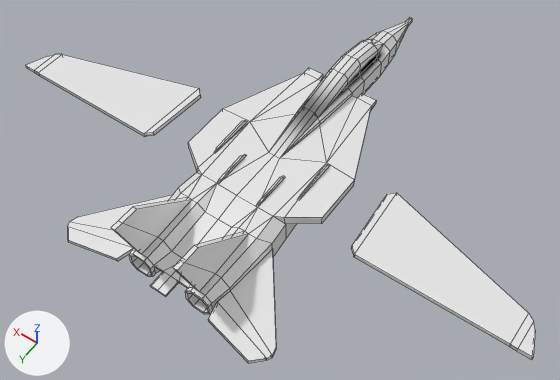
The FBX model Assets/Art/3dModels/PixelArt/f14/f14.fbx: old version first, new version second.
Camera for both pictures: a 50 mm lens placed at (-8.22, 12.8, 16.83), pointed at (-0.35, 1.78, -0.49). The axes (+X, +Y, +Z) are drawn at lower left. The lights are the same throughout. The older version comes first. Mesh edges are drawn as thin lines. Vertices at exactly the same position are counted once.

In view in the first picture: 'F14Ver2', 'F14Ver2.001', 'F14Ver2.002'.
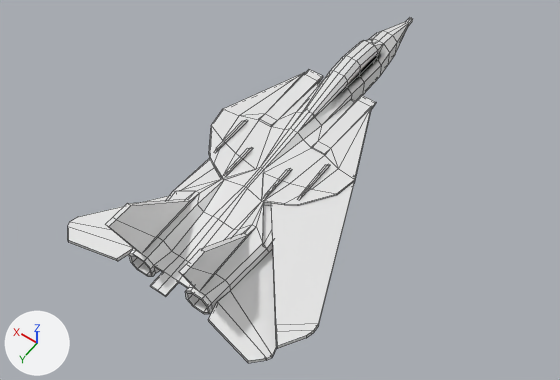
Where the change shows, as pixel boxes (x1, y1, x2, y2) in the pictures (560 x 380 px):
'F14Ver2.002', moved, turned: before (351, 193, 535, 360); after (271, 177, 356, 349)
'F14Ver2.001', deleted: before (25, 54, 201, 137)
part 1 of me_cube_003, cut back: before (111, 34, 393, 302); after (105, 34, 393, 302)

What changed in the scene script:
```text
Change me_cube_003:
    used by ob_f14ver2; location = (0.0, 0.0, 0.0)
    remove me_cube_003.from_pydata(...)  # 457 vertices, 459 faces; spans x -3.31..3.31, y -6.12..6.69, z -0.88..2.12
    add me_cube_003.from_pydata(...)  # 526 vertices, 536 faces; spans x -3.31..3.31, y -6.12..6.69, z -0.88..2.13
    me_cube_003 part 1
    63 vertices are removed from x -2.24..2.24, y -1.88..6.62, z 0.31..2.12
    124 faces are deleted
    17 vertices in x -0.69..0.69, y -3.94..4.06, z 0.56..1.31 move by (0.0, 0.0, -0.06)
    9 vertices in x -1.5..1.5, y 3.12, z -0.56..-0.38 move by (0.0, -0.56, 0.0)
    6 vertices in x -1.25..1.25, y 1.0, z -0.44..-0.31 move by (0.0, 0.0, 0.06)
    5 vertices in x -0.5..0.5, y -2.31..3.81, z -0.31..1.19 move by (0.0, 0.0, -0.07)
    4 vertices in x -1.0..1.0, y 4.06, z 0.56 move by (0.0, -0.31, -0.06)
    15 vertices move from x -2.24..2.24, y -1.62..5.44, z -0.56..0.94 to x -2.12..2.12, y -1.62..5.44, z -0.56..0.88
    96 vertices are added at x -2.25..2.25, y -1.62..6.62, z 0.19..2.13
    6 new vertices lie (0.0, 0.0, 0.06) away from vertices in x -1.19..1.19, y -1.88..-1.62, z 0.38..0.44
    16 new vertices lie (0.0, 0.0, 0.06) away from vertices in x -2.12..2.12, y -1.62..3.0, z 0.44..0.56
    6 new vertices lie (0.0, 0.0, -0.12) away from vertices in x -1.5..1.5, y 2.56..3.0, z 0.5
    8 new vertices lie (0.07, 0.0, 0.0) away from vertices in x -0.69..0.62, y 1.69..2.94, z 0.56..0.69
    193 new faces join them, mat_f14mat (white #e7e7e7)
    8 new faces join them, mat_canopy (white #e7e7e7)
Change ob_f14ver2_002:
    ob_f14ver2_002.location: (0.0, 0.0, 0.0) -> (-0.67, -2.23, 0.0)
    ob_f14ver2_002.rotation_euler: (0.0, 0.0, 0.0) -> (0.0, 0.0, -0.91)  # degrees (0, 0, 0) -> degrees (0, 0, -52)
Remove ob_f14ver2_001:
    ob_f14ver2_001 = bpy.data.objects.new('F14Ver2.001', me_cube_004)
    ob_f14ver2_001.location = (0.0, 0.0, 0.0)
```
